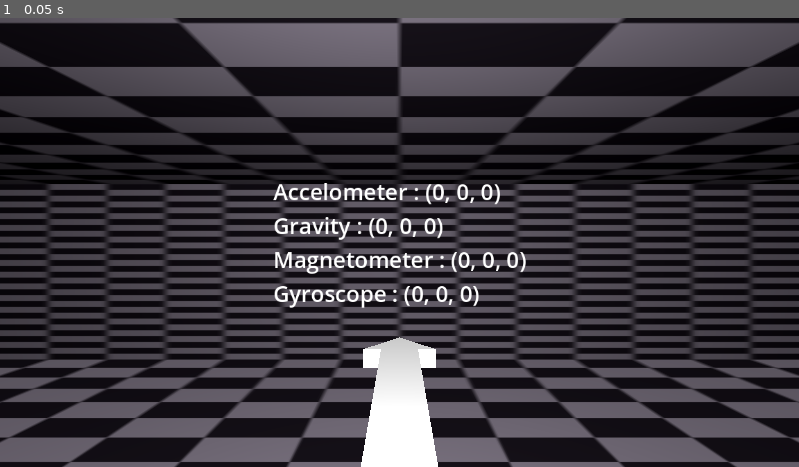
Above: before the commit, frame 1.
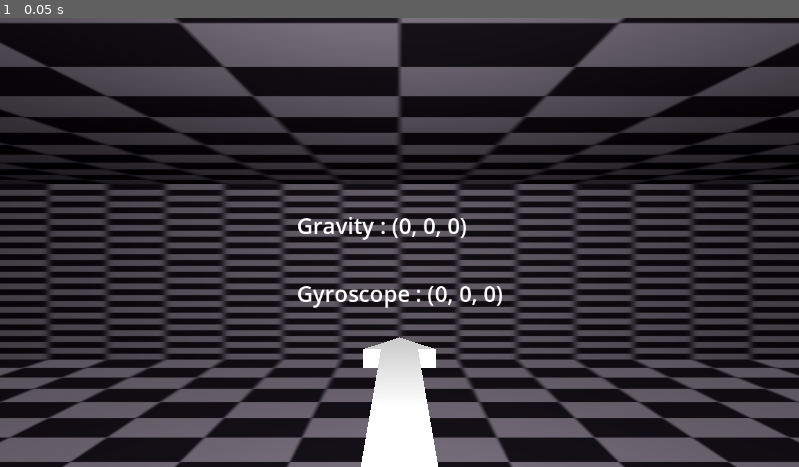
Above: after the commit, the same moment.

Repository: pkostic-dev/game-wraith-hunter
Game: Godot game, scene res://tests/gyroscope/sensor_test.tscn
Two runs of this game, one before a commit and one after it. Both use one fixed random seed, a clock stepped at 60 frames per second and the inputs below. Before the commit the project has no main scene; this scene is started directly in both runs.
Inputs:
- Up to frame 1 (0.05 s): no input

The runs differ from the first frame. In frame 1, 1.9% of the frame differs, in the area x 34-66%, y 36-65%.

Commit message:
Add camera yaw controls

Diff:
--- a/Wraith_Hunter/project.godot
+++ b/Wraith_Hunter/project.godot
@@ -11,7 +11,7 @@
 [application]
 
 config/name="Wraith Hunter"
-run/main_scene="res://tests/gyroscope/camera_test.tscn"
+run/main_scene="res://tests/gyroscope/sensor_test.tscn"
 config/features=PackedStringArray("4.0", "Mobile")
 config/icon="res://icon.png"
 
--- a/Wraith_Hunter/tests/gyroscope/sensor_test.gd
+++ b/Wraith_Hunter/tests/gyroscope/sensor_test.gd
@@ -1,4 +1,7 @@
 extends Node3D
+
+var gravity
+var gyroscope
 
 
 func _ready():
@@ -6,39 +9,24 @@
 
 
 func _process(delta):
-	var acc = Input.get_accelerometer()
-	var mag = Input.get_magnetometer()
+	gravity   = Input.get_gravity()
+	gyroscope = Input.get_gyroscope()
 
-	var gravity   = Input.get_gravity()
-	var gyroscope = Input.get_gyroscope()
-
-	$DebugInterface/VBoxContainer/Acc.text = "Accelometer : " + str(acc)
 	$DebugInterface/VBoxContainer/Grav.text = "Gravity : " + str(gravity)
-	$DebugInterface/VBoxContainer/Mag.text = "Magnetometer : " + str(mag)
 	$DebugInterface/VBoxContainer/Gyro.text = "Gyroscope : " + str(gyroscope)
 
-	var camera = $TestPlayer/Camera3D
-	var new_basis = rotate_by_gyro(gyroscope, camera.transform.basis, delta).orthonormalized()
-	print("Gyroscope :\t\t\t", str(gyroscope))
-	print("Gravity :\t\t\t", str(gravity))
-
-	print("Camera Basis :\t\t", str(camera.transform.basis))
-	print("New Basis :\t\t\t", str(new_basis))
-
-	camera.transform.basis = drift_correction(new_basis, gravity)
-	print("Drift Correction :\t", str(camera.transform.basis))
-	print()
-
+	rotate_camera_by_gyro(delta)
 
 # This function takes our gyro input and update an orientation matrix accordingly
 # The gyro is special as this vector does not contain a direction but rather a
 # rotational velocity. This is why we multiply our values with delta.
 func rotate_by_gyro(p_gyro, p_basis, p_delta):
 	var _rotate = Basis()
-
-	_rotate = _rotate.rotated(p_basis.x, -p_gyro.x * p_delta)
-	_rotate = _rotate.rotated(p_basis.y, -p_gyro.y * p_delta)
-	_rotate = _rotate.rotated(p_basis.z, -p_gyro.z * p_delta)
+	print(p_gyro.y)
+	# arms extended, screen towards player
+	_rotate = _rotate.rotated(p_basis.x, 0)#p_gyro.x * p_delta) # pitch ?
+	_rotate = _rotate.rotated(p_basis.y, p_gyro.y * p_delta) # yaw
+	_rotate = _rotate.rotated(p_basis.z, 0)#p_gyro.z * p_delta) # roll
 
 	return _rotate * p_basis
 
@@ -61,3 +49,18 @@
 		p_basis = correction * p_basis
 
 	return p_basis
+
+
+func rotate_camera_by_gyro(delta):
+	var camera = $TestPlayer/Camera3D
+	var new_basis = rotate_by_gyro(gyroscope, camera.transform.basis, delta).orthonormalized()
+	print("Gyroscope :\t\t\t", str(gyroscope))
+	print("Gravity :\t\t\t", str(gravity))
+
+	print("Camera Basis :\t\t", str(camera.transform.basis))
+	print("New Basis :\t\t\t", str(new_basis))
+
+	camera.transform.basis = new_basis #drift_correction(new_basis, gravity)
+
+	print("Drift Correction :\t", str(camera.transform.basis))
+	print()
